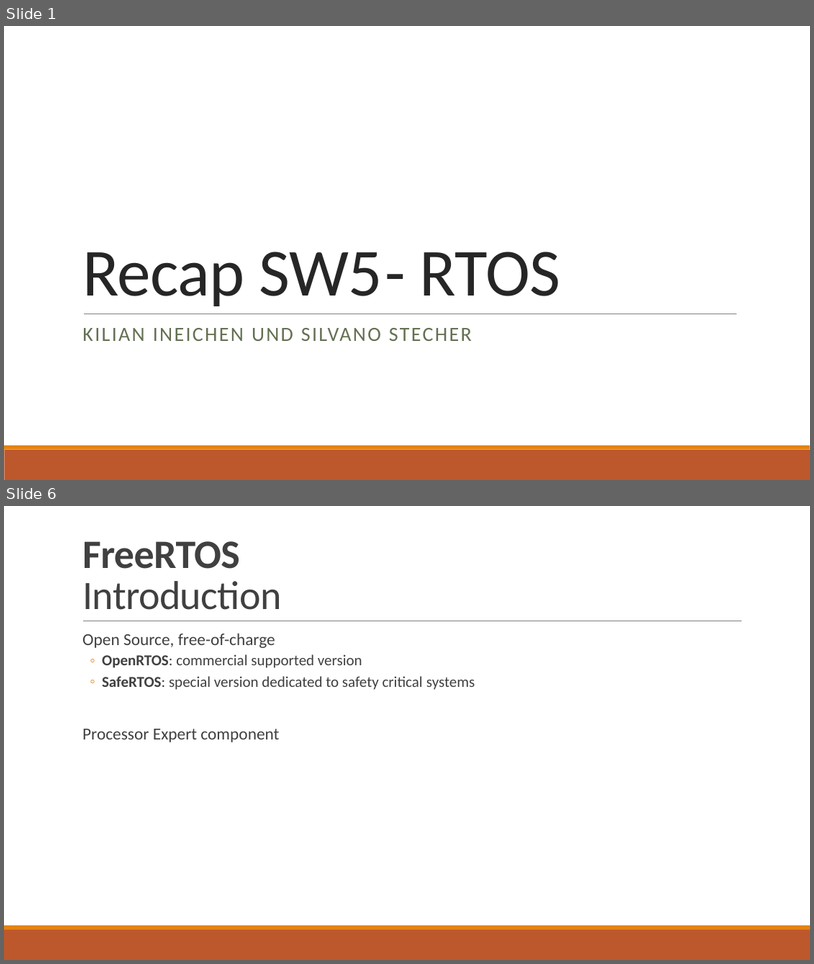
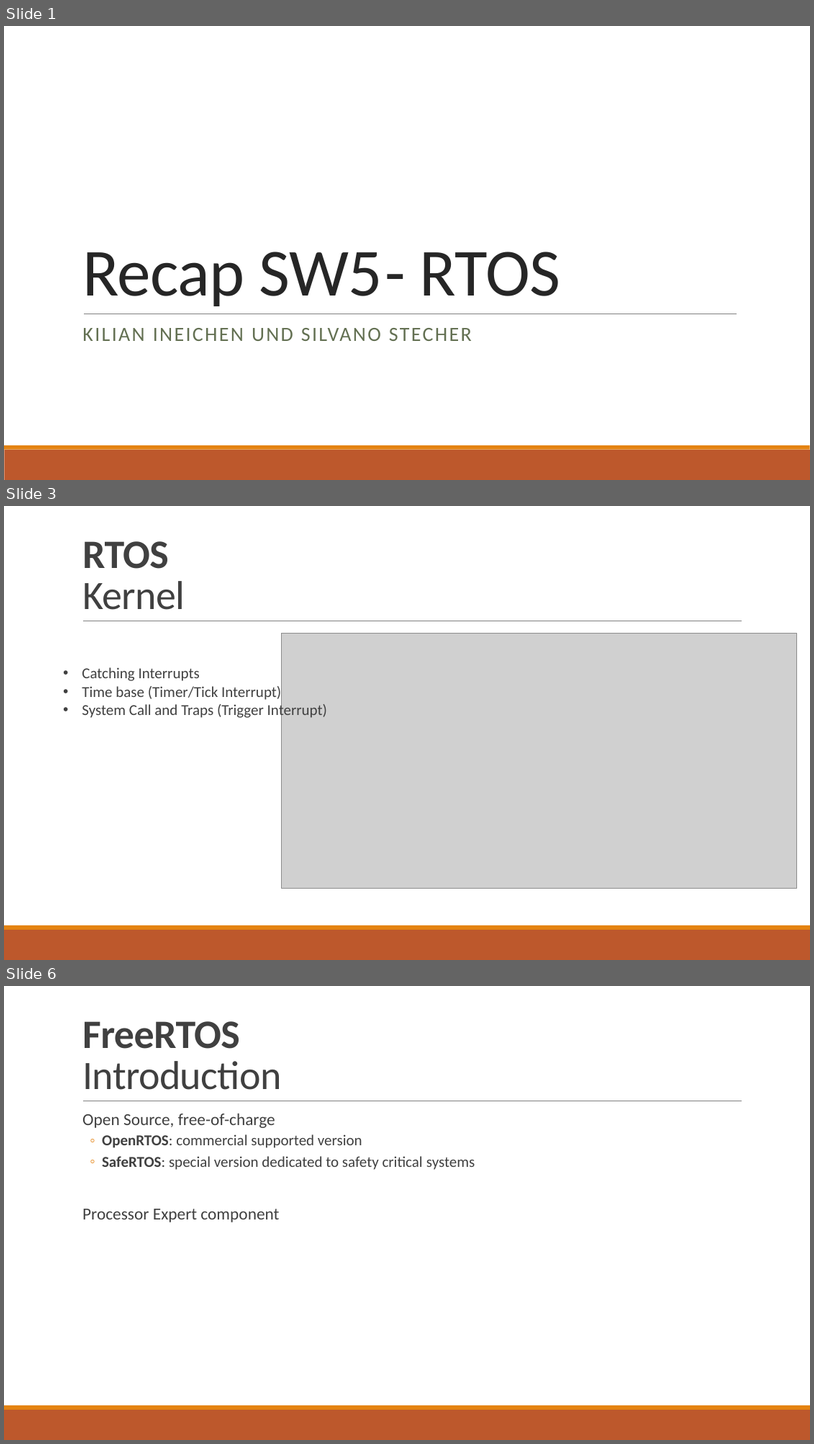
Before and after one commit to tfineich/INTRO_Projekt, a slide deck: Recap_SW5_Ineichen_Stecher.pptx. Shown one above the other, each under a label of ours: slides 1 and 6 before the commit, slides 1, 3 and 6 after it; the slides between them are not shown. The pictures are 814x964 and 814x1444 pixels, drawn with LibreOffice and Linux fonts; fonts in the diff are those of the drawing; grey boxes stand for pictures. Boxes give left, top, right and bottom in pixels: in the first picture for what was removed or moved away, otherwise in the second. Text is boxed around its words. In the diff, an @@ line names an element or a change of style, - is before the commit and + after.

```diff
--- a/Recap_SW5_Ineichen_Stecher.pptx
+++ b/Recap_SW5_Ineichen_Stecher.pptx
@@ slide 3 added at [4, 506, 810, 960], background #FFFFFF; not listed: 3 template elements that a slide beside it also shows @@
@@ title added at [82, 541, 185, 610], 48 pt, text #404040 @@
+RTOS
+Kernel
@@ picture added at [282, 633, 797, 888] @@
@@ text added at [82, 667, 327, 719], 18 pt, text #404040 @@
+• Catching Interrupts
+• Time base (Timer/Tick Interrupt)
+• System Call and Traps (Trigger Interrupt)
```
Also in this commit, not shown: 3 slides changed, 2 other slides added, 3 slides removed.
